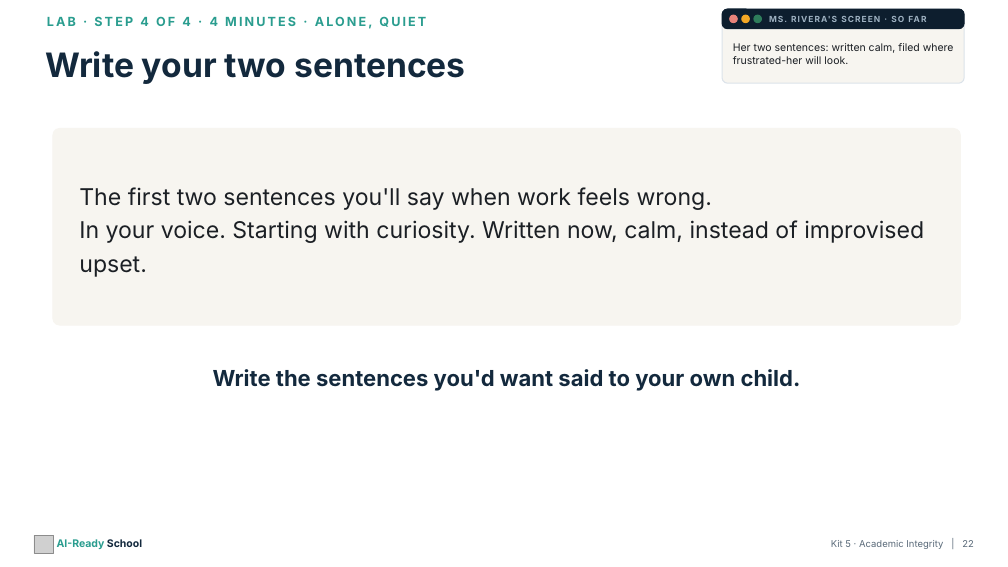
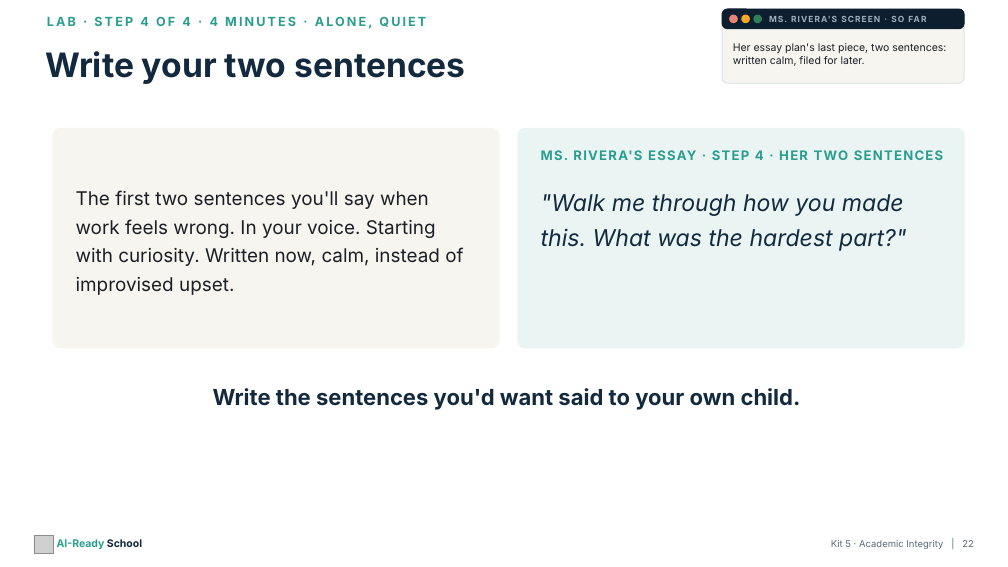
Before and after one commit to aspinozzi1/Ai-School-Ready, a slide deck: slide 22 of kits/kit05/Kit05_PresentationDeck.pptx. Drawn at 1008x567 pixels with LibreOffice and Linux fonts; fonts in the diff are those of the drawing; grey boxes stand for pictures. Boxes give left, top, right and bottom in pixels: in the first picture for what was removed or moved away, otherwise in the second. Text is boxed around its words. In the diff, an @@ line names an element or a change of style, - is before the commit and + after.

```diff
--- a/kits/kit05/Kit05_PresentationDeck.pptx
+++ b/kits/kit05/Kit05_PresentationDeck.pptx
@@ text at (x1=733, y1=43, x2=946, y2=66): text changed @@
-Her two sentences: written calm, filed where frustrated-her will look.
+Her essay plan's last piece, two sentences: written calm, filed for later.
@@ rounded rectangle resized from (x1=53, y1=129, x2=960, y2=325) to (x1=53, y1=129, x2=499, y2=348) @@
@@ rounded rectangle at (x1=53, y1=129, x2=499, y2=348): proportions changed @@
@@ rounded rectangle added at (x1=518, y1=129, x2=964, y2=348), fill #EAF5F3, outline #EAF5F3 1 pt @@
@@ text added at (x1=541, y1=150, x2=943, y2=160), 12.5 pt, text #2A9D8F, bold @@
+MS. RIVERA'S ESSAY · STEP 4 · HER TWO SENTENCES
@@ text at (x1=76, y1=190, x2=463, y2=295): text changed; size 22 to 18 pt @@
-The first two sentences you'll say when work feels wrong.
-In your voice. Starting with curiosity. Written now, calm, instead of improvised upset.
+The first two sentences you'll say when work feels wrong. In your voice. Starting with curiosity. Written now, calm, instead of improvised upset.
@@ text added at (x1=541, y1=194, x2=906, y2=251), 22 pt, text #13293D, italic @@
+"Walk me through how you made this. What was the hardest part?"
@@ text "Write the sentences you'd want ..." moved from (x1=213, y1=369, x2=801, y2=391) to (x1=213, y1=388, x2=801, y2=410) @@
```
Also in this commit, not shown: 14 other slides changed, 19 other files.
